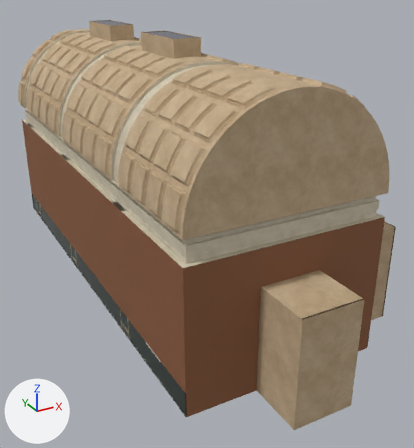
The glTF model web/public/salas/heroes/sala.glb, before and after one commit.
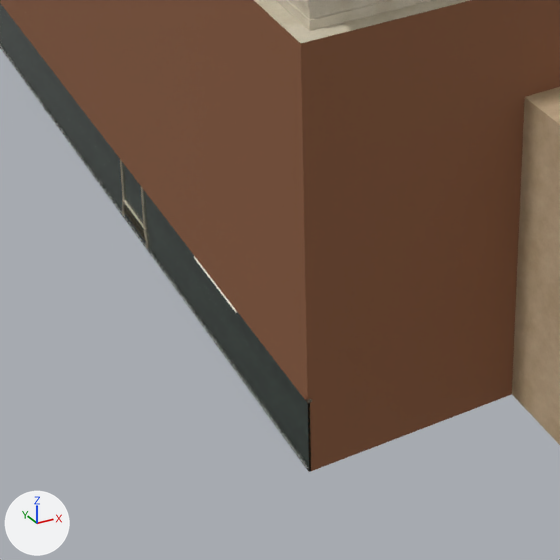
Each version is shown whole from a 50 mm camera at (-10.6, -13.4, 13.5) aimed at (1.2, 8.1, 2.8), then close up on the part from 19% to 66% of the width and 57% to 100% of the height. Lighting does not change. The marker at lower left points along +X, +Y and +Z. The first two pictures are the older version. Where no turn or scale is listed for an object, it has been applied to the vertices. Vertices at exactly the same position are counted once.

The scene before the commit, as lines of its bpy script (objects in view):
```python
me_muros = bpy.data.meshes.new('muros')
me_muros.from_pydata(...)  # 8623 vertices, 11758 faces; spans x -5.1..5.1, y -11.8..11.8, z -5.3..5.3
# faces by material slot: [192, 60, 11482, 24]
me_muros.materials.append(mat_yeso)
me_muros.materials.append(mat_zocalo)  # picture img_marmol_zocalo
me_muros.materials.append(mat_piedra)  # picture img_piedra
me_muros.materials.append(mat_pared_heroes)
me_suelo = bpy.data.meshes.new('suelo')
me_suelo.from_pydata(...)  # 351 vertices, 608 faces; spans x -4.0..4.0, y -10.6..10.6, z 0.0
# faces by material slot: [600, 8]
me_suelo.materials.append(mat_suelo)  # picture img_suelo_atlas
me_suelo.materials.append(mat_greca)  # picture img_greca
ob_muros = bpy.data.objects.new('muros', me_muros)
ob_muros.location = (1.1, 9.6, 5.25)
ob_suelo = bpy.data.objects.new('suelo', me_suelo)
ob_suelo.location = (0.0, 10.55, 0.0)
```
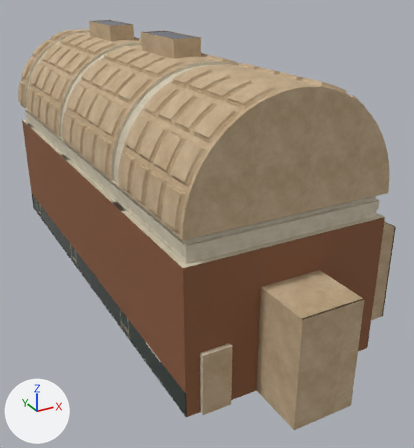
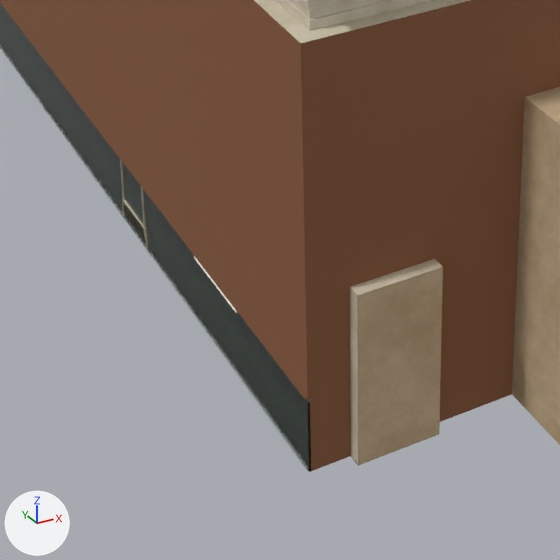
Where the newer file only moved an object's origin or applied its transform, the numbers keep the older frame.

Where the change shows, as pixel boxes (x1, y1, x2, y2) in the close-ups (560 x 560 px):
part 1 of me_muros, added (brown)
    after: (301, 0, 529, 471)

Edits to the bpy script that builds the scene:
```text
Change me_muros:
    used by ob_muros; location = (1.1, 9.6, 5.25)
    remove me_muros.from_pydata(...)  # 8623 vertices, 11758 faces; spans x -5.1..5.1, y -11.8..11.8, z -5.3..5.3
    add me_muros.from_pydata(...)  # 8689 vertices, 11860 faces; spans x -5.1..5.1, y -11.8..11.8, z -5.3..5.3
    me_muros part 1: 50 vertices added at x -4.7..-3.3, y -9.8..-9.5, z -5.3..0.4
    other edits to the shape of me_muros do not show in these pictures
```
